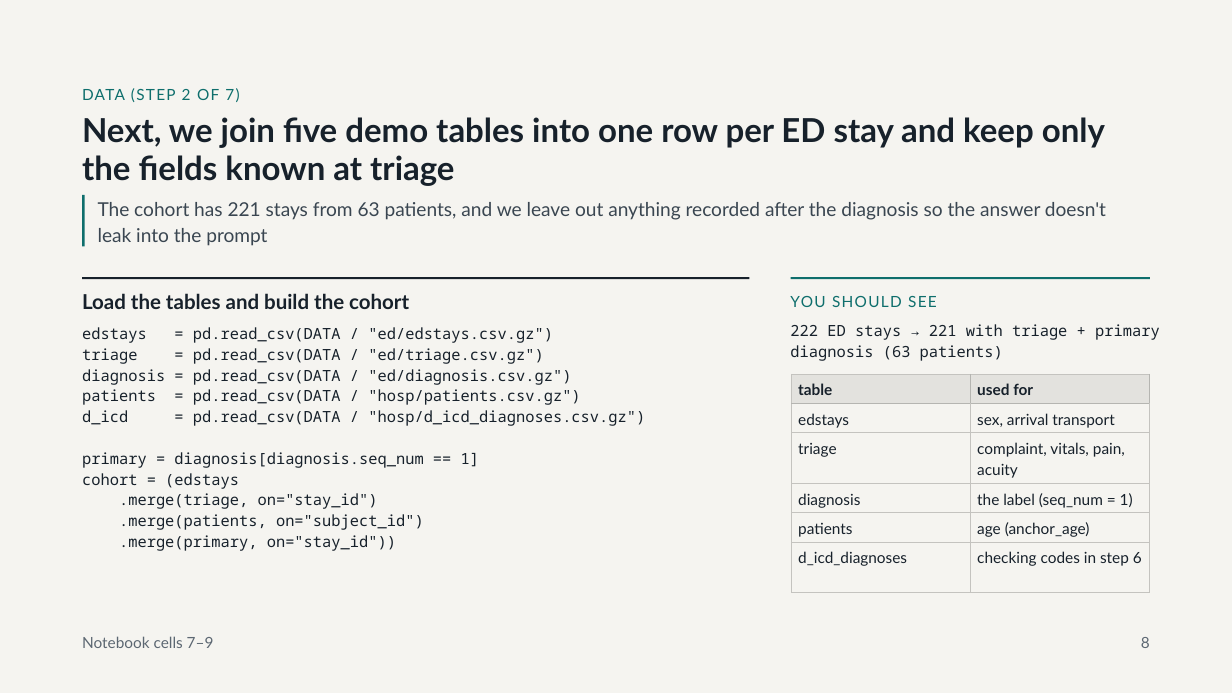
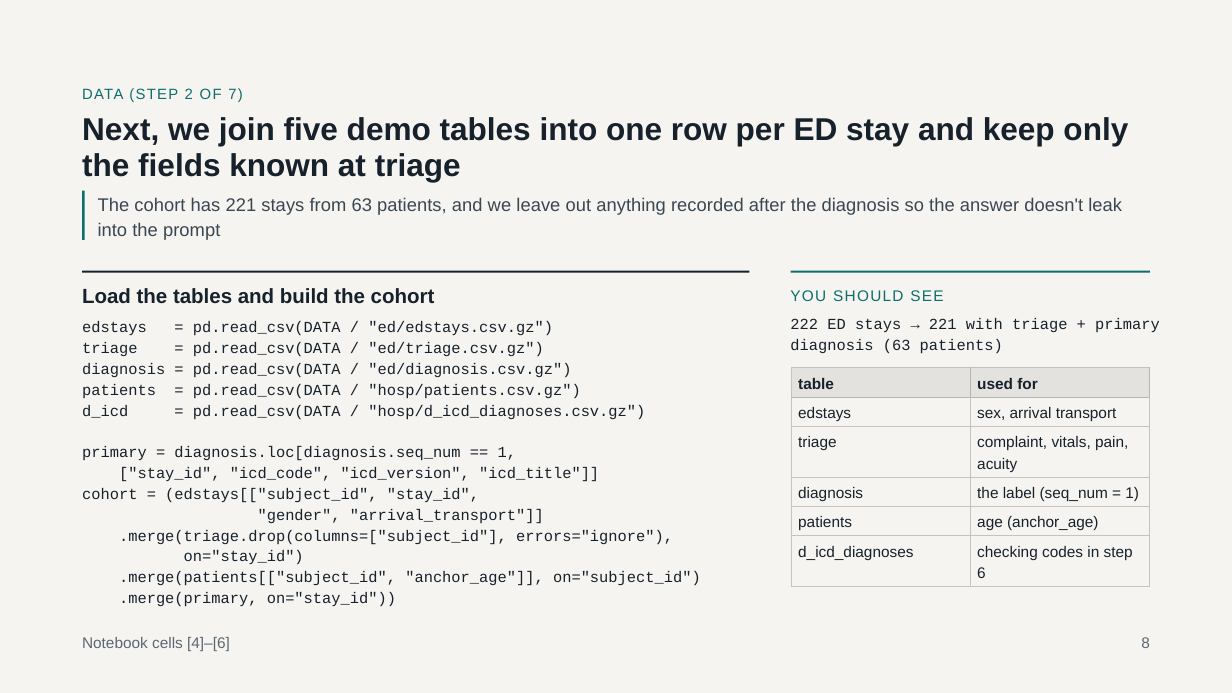
Before and after one commit to bja2376/triage-llm-tutorial, a slide deck: slide 8 of Classifying ED Visits with an LLM.pptx. Drawn at 1232x693 pixels with LibreOffice and Linux fonts; fonts in the diff are those of the drawing. Boxes give left, top, right and bottom in pixels: in the first picture for what was removed or moved away, otherwise in the second. Text is boxed around its words. In the diff, an @@ line names an element or a change of style, - is before the commit and + after.

```diff
--- a/Classifying ED Visits with an LLM.pptx
+++ b/Classifying ED Visits with an LLM.pptx
@@ text "DATA (STEP 2 OF 7)" at (x1=82, y1=88, x2=243, y2=102): size 12 to 11.6 pt, font Lato to Arial; line spacing 16.8pt to 16.2pt @@
@@ title "Next, we join five demo ..." at (x1=82, y1=117, x2=1128, y2=182): size 25.8 to 24.6 pt, font Lato to Arial; line spacing 29.6pt to 28.3pt @@
@@ 3 lines, 1 table moved together from (x1=82, y1=195, x2=1151, y2=593) to (x1=82, y1=190, x2=1151, y2=587) @@
@@ text "The cohort has 221 stays ..." at (x1=98, y1=197, x2=1122, y2=240): size 14.9 to 14.3 pt, font Lato to Arial; line spacing 20.1pt to 19.4pt @@
@@ text "Load the tables and build ..." at (x1=82, y1=288, x2=435, y2=304): font Lato to Arial @@
@@ text "YOU SHOULD SEE" at (x1=790, y1=290, x2=943, y2=301): font Lato to Arial @@
@@ text at (x1=82, y1=321, x2=645, y2=607): font Noto Sans Mono to Courier New in "edstays = pd.read_csv(DATA / "ed/edstays.csv.gz")", "triage = pd.read_csv(DATA / "ed/triage.csv.gz")", "diagnosis = pd.read_csv(DATA / "ed/diagnosis.csv.gz")", "patients = pd.read_csv(DATA / "hosp/patients.csv.gz")" and 2 more places @@
@@ text "222 ED stays → 221 ..." at (x1=790, y1=318, x2=1160, y2=354): font Noto Sans Mono to Courier New @@
@@ table at (x1=792, y1=368, x2=1151, y2=587) @@
@@ font Lato to Arial @@
@@ text at (x1=82, y1=446, x2=701, y2=586): text changed; font Noto Sans Mono to Courier New @@
-primary = diagnosis[diagnosis.seq_num == 1]
-cohort = (edstays
-.merge(triage, on="stay_id")
-.merge(patients, on="subject_id")
+primary = diagnosis.loc[diagnosis.seq_num == 1,
+["stay_id", "icd_code", "icd_version", "icd_title"]]
+cohort = (edstays[["subject_id", "stay_id",
+"gender", "arrival_transport"]]
+.merge(triage.drop(columns=["subject_id"], errors="ignore"),
+on="stay_id")
+.merge(patients[["subject_id", "anchor_age"]], on="subject_id")
@@ text at (x1=82, y1=637, x2=230, y2=651): text changed; font Lato to Arial @@
-Notebook cells 7–9
+Notebook cells [4]–[6]
```
Also in this commit, not shown: 18 other slides changed.
